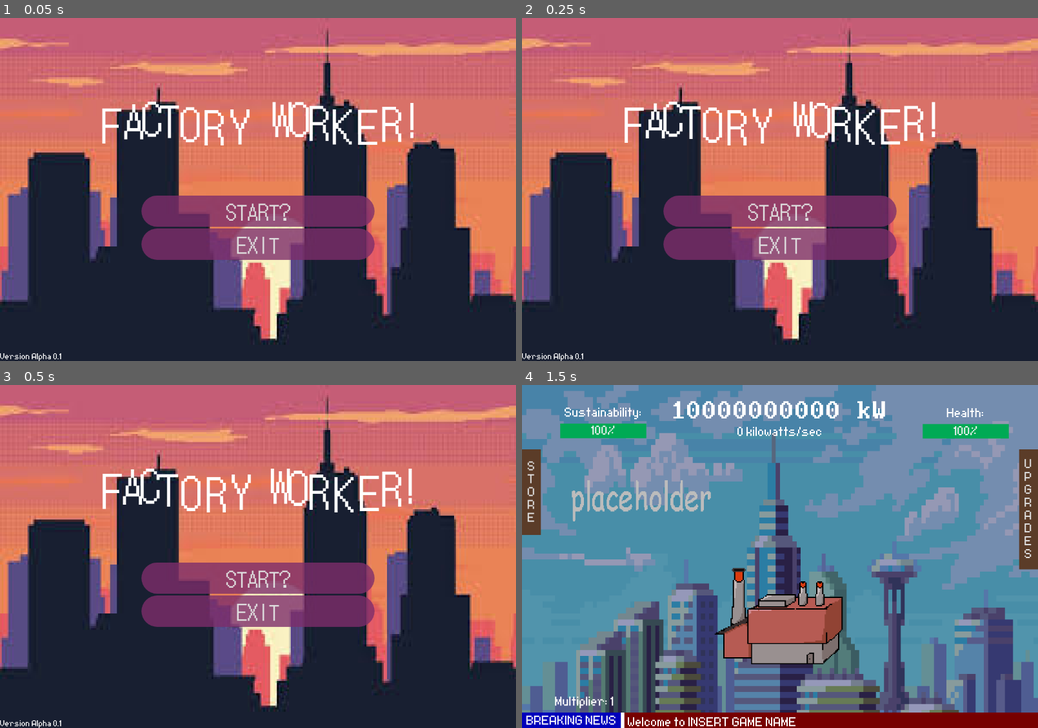
Above: before the commit, frames 1-4 (two rows, left to right).
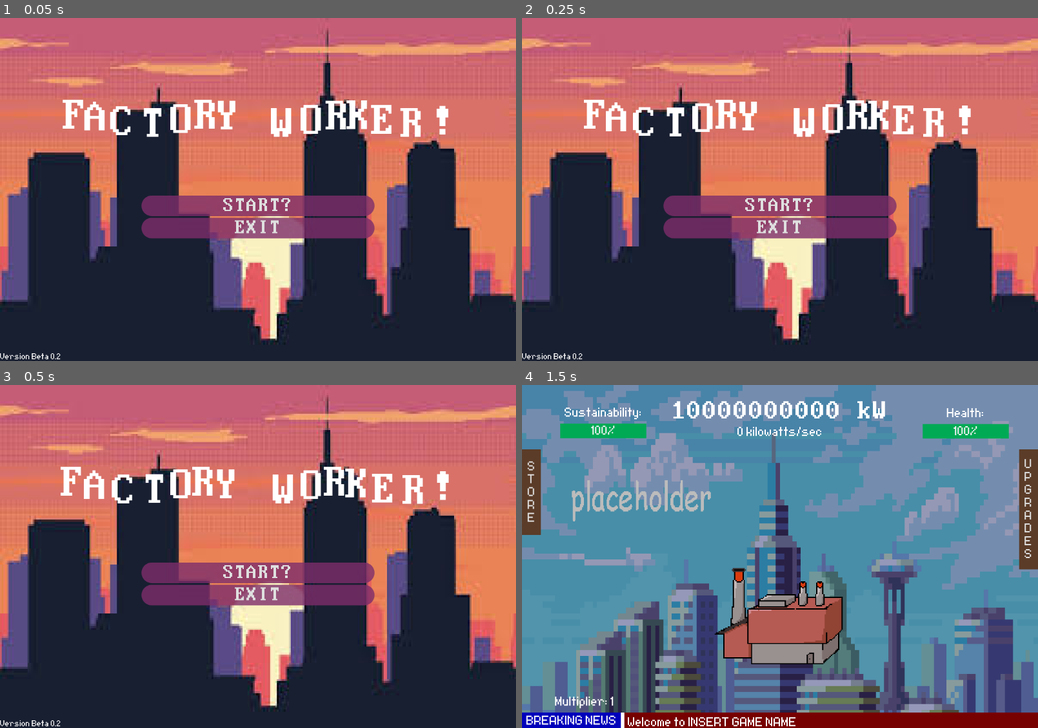
Above: after the commit, the same moments.

Repository: chu0029/SusGame
Game: Godot game, scene res://scenes/menu_start.tscn
The game is run twice, just before and just after one commit, with the same random seed, the same clock (stepped at 60 frames per second) and the same inputs.
Inputs (mouse positions are in pixels of both pictures, inside the frame that each line leads up to):
- Up to frame 1 (0.05 s): no input
- Up to frame 2 (0.25 s): no input
- Up to frame 3 (0.5 s): no input
- Up to frame 4 (1.5 s): click "START?" at 0.5 s; click (780, 611) at 1.25 s

The runs differ from the first frame. In frame 1, 7.9% of the frame differs, in the area x 6-87%, y 23-100%; in frame 2, 7.9%; in frame 3, 7.7%; in frame 4, nothing differs.

Commit message:
formatting

Diff:
--- a/scenes/menu_start.tscn
+++ b/scenes/menu_start.tscn
@@ -1,9 +1,10 @@
-[gd_scene load_steps=9 format=3 uid="uid://uagqm7agdako"]
+[gd_scene load_steps=10 format=3 uid="uid://uagqm7agdako"]
 
 [ext_resource type="Script" uid="uid://c07hputae2uq7" path="res://scripts/menu_start_script.gd" id="1_tc6ix"]
 [ext_resource type="Texture2D" uid="uid://0mbegryy0420" path="res://filees and stuff/city pixal placeholder.jpg" id="2_4jmj5"]
 [ext_resource type="FontFile" uid="uid://dd1g3ubwksw" path="res://filees and stuff/DOTGOTHIC16.TTF" id="3_phe8i"]
 [ext_resource type="Script" uid="uid://cdaiah8pxptle" path="res://scripts/rich_text_label.gd" id="4_4jmj5"]
+[ext_resource type="FontFile" uid="uid://ch5u3e1ev21f7" path="res://filees and stuff/Perfect DOS VGA 437 Win.ttf" id="4_okbob"]
 [ext_resource type="FontFile" uid="uid://cdooeuyqiy8tm" path="res://filees and stuff/robots.ttf" id="5_phe8i"]
 
 [sub_resource type="StyleBoxFlat" id="StyleBoxFlat_tc6ix"]
@@ -12,11 +13,11 @@
 border_width_top = 5
 border_width_right = 5
 border_width_bottom = 5
-border_blend = true
 corner_radius_top_left = 50
 corner_radius_top_right = 50
 corner_radius_bottom_right = 50
 corner_radius_bottom_left = 50
+anti_aliasing = false
 
 [sub_resource type="StyleBoxFlat" id="StyleBoxFlat_phe8i"]
 bg_color = Color(0.247549, 0.0711574, 0.208018, 0.8)
@@ -70,8 +71,8 @@
 
 [node name="start" type="Button" parent="VBoxContainer"]
 layout_mode = 2
-theme_override_fonts/font = ExtResource("3_phe8i")
-theme_override_font_sizes/font_size = 50
+theme_override_fonts/font = ExtResource("4_okbob")
+theme_override_font_sizes/font_size = 48
 theme_override_styles/hover = SubResource("StyleBoxFlat_tc6ix")
 theme_override_styles/pressed = SubResource("StyleBoxFlat_phe8i")
 theme_override_styles/normal = SubResource("StyleBoxFlat_4jmj5")
@@ -79,8 +80,8 @@
 
 [node name="exit" type="Button" parent="VBoxContainer"]
 layout_mode = 2
-theme_override_fonts/font = ExtResource("3_phe8i")
-theme_override_font_sizes/font_size = 50
+theme_override_fonts/font = ExtResource("4_okbob")
+theme_override_font_sizes/font_size = 48
 theme_override_styles/hover = SubResource("StyleBoxFlat_tc6ix")
 theme_override_styles/pressed = SubResource("StyleBoxFlat_phe8i")
 theme_override_styles/normal = SubResource("StyleBoxFlat_4jmj5")
@@ -93,15 +94,15 @@
 anchor_top = 0.5
 anchor_right = 0.5
 anchor_bottom = 0.5
-offset_left = -419.0
+offset_left = -599.0
 offset_top = -237.0
-offset_right = 423.0
+offset_right = 598.0
 offset_bottom = -81.0
 grow_horizontal = 2
 grow_vertical = 2
-theme_override_fonts/normal_font = ExtResource("3_phe8i")
+theme_override_fonts/normal_font = ExtResource("4_okbob")
 theme_override_fonts/bold_font = ExtResource("3_phe8i")
-theme_override_font_sizes/normal_font_size = 100
+theme_override_font_sizes/normal_font_size = 108
 theme_override_font_sizes/bold_font_size = 100
 bbcode_enabled = true
 text = "FACTORY WORKER!
@@ -120,7 +121,7 @@
 grow_vertical = 0
 theme_override_fonts/font = ExtResource("5_phe8i")
 theme_override_font_sizes/font_size = 32
-text = "Version Alpha 0.1"
+text = "Version Beta 0.2"
 vertical_alignment = 2
 
 [connection signal="pressed" from="VBoxContainer/start" to="." method="_on_button_pressed"]
--- a/scenes/settings_menu.tscn
+++ b/scenes/settings_menu.tscn
@@ -66,7 +66,7 @@
 theme = ExtResource("2_cr101")
 text = "BACK"
 
-[node name="Label" type="Label" parent="."]
+[node name="credits" type="RichTextLabel" parent="."]
 layout_mode = 0
 offset_left = 850.0
 offset_right = 1200.0
@@ -74,15 +74,24 @@
 theme = ExtResource("2_cr101")
 text = "                  CREDITS
 Programming:
-Michaelangelo Pranowo
-Andy He
-Leroy Chung
+	Michaelangelo Pranowo
+	Andy He
+	Leroy Chung
 
-Art:
-Andy He
+Art: Andy He
 
 Music:
-KPM 1000 Series:
-"
+
+Title Screen:
+Mario Kart World - Title Theme (Super Mario Kart) (Day)
+
+Main Game:
+Kpm 1000 Series:
+	College Girl - Neil Richardson
+	Nimbus - Graham De Wilde
+Interlagos - Angel 'Pocho' Gatti Orchestra
+
+Settings Menu:
+Mario Kart World - Title Theme (Super Mario Kart) (Night)"
 
 [connection signal="pressed" from="Button" to="." method="_on_button_pressed"]
